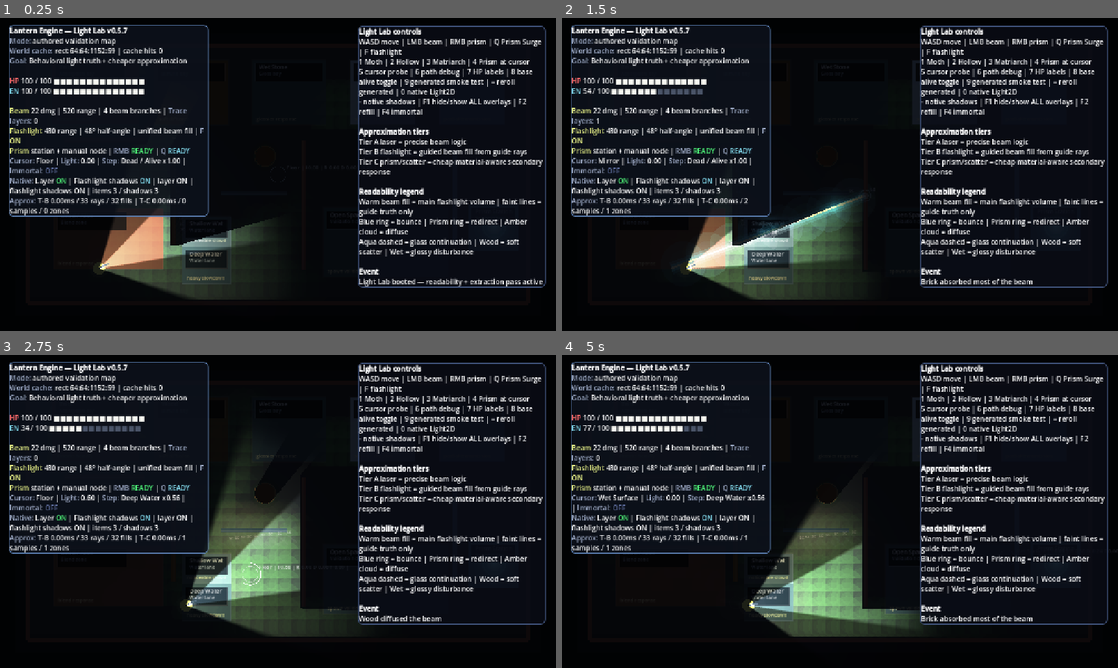
Above: before the commit, frames 1-4 (two rows, left to right).
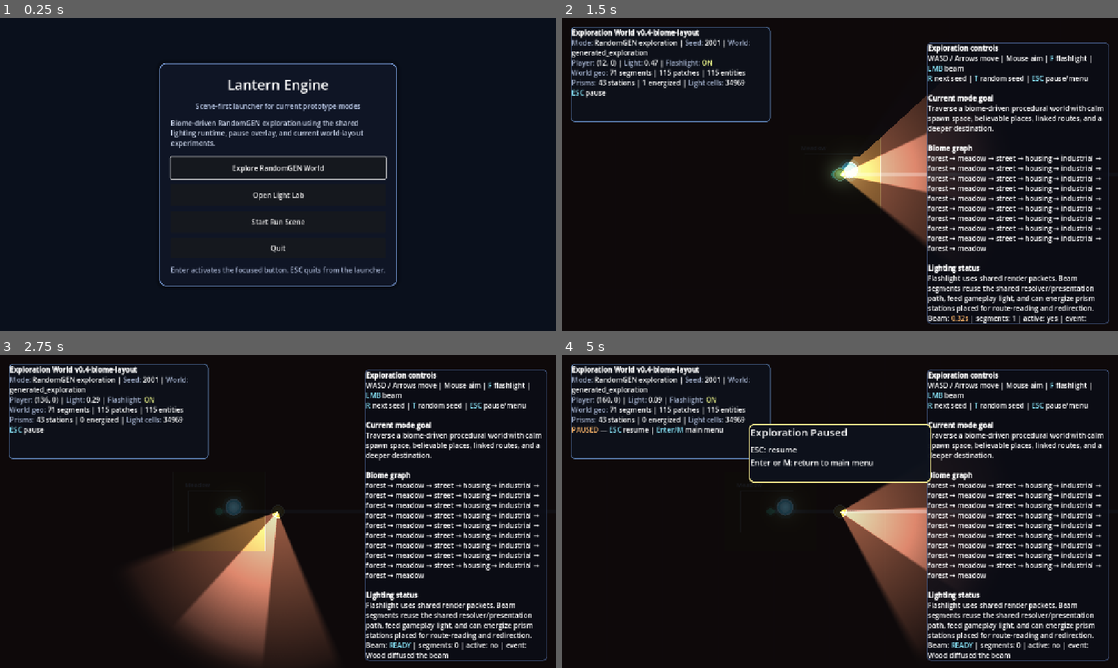
Above: after the commit, the same moments.

Repository: Nopppa/lantern-engine
Game: Godot game, scene res://scenes/main.tscn
Two runs of this game, one before a commit and one after it. Both use one fixed random seed, a clock stepped at 60 frames per second and the inputs below.
Inputs (mouse positions are in pixels of both pictures, inside the frame that each line leads up to):
- Up to frame 1 (0.25 s): no input
- Up to frame 2 (1.5 s): click (840, 168) at 0.5 s, where only the run after the commit has a clickable "Explore RandomGEN World"; tap Enter (ui_accept) at 1.25 s; move the mouse to (962, 158) at 1.27 s; hold D (move_right) from 1.28 s (still down); click (962, 158) at 1.35 s
- Up to frame 3 (2.75 s): tap Enter (ui_accept) at 1.52 s; release D (move_right) at 2 s; drag from (166, 527) to (250, 574) at 2.02 s
- Up to frame 4 (5 s): move the mouse to (895, 442) at 2.77 s; hold D (move_right) 2.78-3.5 s; tap E (interact) at 2.85 s; click (895, 442) at 2.92 s; drag from (812, 574) to (673, 464) at 3.52 s; tap Enter (ui_accept) at 4.25, 4.52 s; move the mouse to (1006, 558) at 4.27 s; hold A (move_left) from 4.28 s (still down); tap Q (quick_refill) at 4.35 s; click (1006, 558) at 4.42 s; tap Escape at 4.9 s

The runs differ from the first frame. In frame 1, 37% of the frame differs, in the area x 0-100%, y 0-100%; in frame 2, 31%; in frame 3, 33%; in frame 4, 32%.
Error after the commit: Invalid type in function 'damage_enemies_along_segment' in base 'GDScript'. The Object-derived class of argument 1 (RefCounted (ExplorationLightRuntime)) is no…

Commit message:
Scene-first UI migration: Add main menu launcher
- Created scenes/main_menu.tscn with scene-based UI composition
  - Control root with backdrop, panel container, and button list
  - Three mode buttons: Exploration, Light Lab, Run Scene
  - Quit button with ESC shortcut support
  - Description label that updates on button hover/focus
  - Keyboard navigation with focus neighbors

- Created scripts/main_menu.gd orchestrator
  - Signal-based scene launch pattern (launch_requested)
  - Button setup with hover/focus description callbacks
  - Clean separation: UI in scene, logic in script

- Updated scenes/main.tscn to instance main_menu scene
  - Changed from direct light_lab boot to launcher pattern
  - Main.gd now acts as scene router via change_scene_to_file

- Exploration scene pause overlay already referenced main.tscn correctly

Constraints followed:
- No worldgen/provider files touched
- No exploration world structure changes
- UI/menu presentation only
- Game boots successfully (validated with headless Godot)

Aligns with docs/scene-first-migration-plan.md Phase 1 groundwork.

Diff:
--- a/scenes/main.tscn
+++ b/scenes/main.tscn
@@ -1,6 +1,9 @@
-[gd_scene load_steps=2 format=3]
+[gd_scene load_steps=3 format=3]
 
 [ext_resource type="Script" path="res://scripts/main.gd" id="1"]
+[ext_resource type="PackedScene" path="res://scenes/main_menu.tscn" id="2"]
 
-[node name="Main" type="Node2D"]
+[node name="Main" type="Node"]
 script = ExtResource("1")
+
+[node name="MainMenu" parent="." instance=ExtResource("2")]
--- /dev/null
+++ b/scenes/main_menu.tscn
@@ -0,0 +1,123 @@
+[gd_scene load_steps=2 format=3]
+
+[ext_resource type="Script" path="res://scripts/main_menu.gd" id="1"]
+
+[sub_resource type="StyleBoxFlat" id="StyleBoxFlat_panel"]
+bg_color = Color(0.0627451, 0.0862745, 0.14902, 0.94902)
+border_width_left = 2
+border_width_top = 2
+border_width_right = 2
+border_width_bottom = 2
+border_color = Color(0.545098, 0.701961, 0.968627, 0.901961)
+corner_radius_top_left = 14
+corner_radius_top_right = 14
+corner_radius_bottom_right = 14
+corner_radius_bottom_left = 14
+shadow_color = Color(0, 0, 0, 0.4)
+shadow_size = 10
+
+[node name="MainMenu" type="Control"]
+layout_mode = 3
+anchors_preset = 15
+anchor_right = 1.0
+anchor_bottom = 1.0
+grow_horizontal = 2
+grow_vertical = 2
+script = ExtResource("1")
+
+[node name="Backdrop" type="ColorRect" parent="."]
+layout_mode = 1
+anchors_preset = 15
+anchor_right = 1.0
+anchor_bottom = 1.0
+grow_horizontal = 2
+grow_vertical = 2
+color = Color(0.0392157, 0.0627451, 0.109804, 1)
+
+[node name="Panel" type="PanelContainer" parent="."]
+layout_mode = 1
+anchors_preset = 8
+anchor_left = 0.5
+anchor_top = 0.5
+anchor_right = 0.5
+anchor_bottom = 0.5
+offset_left = -270.0
+offset_top = -210.0
+offset_right = 270.0
+offset_bottom = 210.0
+grow_horizontal = 2
+grow_vertical = 2
+theme_override_styles/panel = SubResource("StyleBoxFlat_panel")
+
+[node name="Margin" type="MarginContainer" parent="Panel"]
+layout_mode = 2
+theme_override_constants/margin_left = 24
+theme_override_constants/margin_top = 24
+theme_override_constants/margin_right = 24
+theme_override_constants/margin_bottom = 24
+
+[node name="VBox" type="VBoxContainer" parent="Panel/Margin"]
+layout_mode = 2
+theme_override_constants/separation = 16
+
+[node name="TitleLabel" type="Label" parent="Panel/Margin/VBox"]
+layout_mode = 2
+text = "Lantern Engine"
+horizontal_alignment = 1
+theme_override_font_sizes/font_size = 32
+
+[node name="SubtitleLabel" type="Label" parent="Panel/Margin/VBox"]
+layout_mode = 2
+text = "Scene-first launcher for current prototype modes"
+horizontal_alignment = 1
+theme_override_colors/font_color = Color(0.721569, 0.780392, 0.901961, 1)
+theme_override_font_sizes/font_size = 16
+
+[node name="DescriptionLabel" type="RichTextLabel" parent="Panel/Margin/VBox"]
+unique_name_in_owner = true
+custom_minimum_size = Vector2(0, 74)
+layout_mode = 2
+bbcode_enabled = true
+fit_content = true
+scroll_active = false
+mouse_filter = 2
+
+[node name="ButtonList" type="VBoxContainer" parent="Panel/Margin/VBox"]
+layout_mode = 2
+theme_override_constants/separation = 12
+
+[node name="ExplorationButton" type="Button" parent="Panel/Margin/VBox/ButtonList"]
+unique_name_in_owner = true
+custom_minimum_size = Vector2(0, 50)
+layout_mode = 2
+text = "Explore RandomGEN World"
+focus_neighbor_bottom = NodePath("../LightLabButton")
+
+[node name="LightLabButton" type="Button" parent="Panel/Margin/VBox/ButtonList"]
+unique_name_in_owner = true
+custom_minimum_size = Vector2(0, 50)
+layout_mode = 2
+text = "Open Light Lab"
+focus_neighbor_top = NodePath("../ExplorationButton")
+focus_neighbor_bottom = NodePath("../RunSceneButton")
+
+[node name="RunSceneButton" type="Button" parent="Panel/Margin/VBox/ButtonList"]
+unique_name_in_owner = true
+custom_minimum_size = Vector2(0, 50)
+layout_mode = 2
+text = "Start Run Scene"
+focus_neighbor_top = NodePath("../LightLabButton")
+focus_neighbor_bottom = NodePath("../QuitButton")
+
+[node name="QuitButton" type="Button" parent="Panel/Margin/VBox/ButtonList"]
+unique_name_in_owner = true
+custom_minimum_size = Vector2(0, 46)
+layout_mode = 2
+text = "Quit"
+focus_neighbor_top = NodePath("../RunSceneButton")
+
+[node name="HintLabel" type="Label" parent="Panel/Margin/VBox"]
+layout_mode = 2
+text = "Enter activates the focused button. ESC quits from the launcher."
+horizontal_alignment = 1
+theme_override_colors/font_color = Color(0.631373, 0.678431, 0.792157, 1)
--- a/scripts/main.gd
+++ b/scripts/main.gd
@@ -1,5 +1,19 @@
-extends Node2D
+extends Node
+
+const MAIN_MENU_SCENE := preload("res://scenes/main_menu.tscn")
+
+@onready var _main_menu: Control = $MainMenu
 
 func _ready() -> void:
-	var run := preload("res://scenes/light_lab_scene.tscn").instantiate()
-	add_child(run)
+	if _main_menu == null:
+		_main_menu = MAIN_MENU_SCENE.instantiate()
+		_main_menu.name = "MainMenu"
+		add_child(_main_menu)
+
+	if _main_menu.has_signal("launch_requested") and not _main_menu.launch_requested.is_connected(_on_launch_requested):
+		_main_menu.launch_requested.connect(_on_launch_requested)
+
+func _on_launch_requested(scene_path: String) -> void:
+	var err := get_tree().change_scene_to_file(scene_path)
+	if err != OK:
+		push_warning("[Main] Failed to load scene: %s (%d)" % [scene_path, err])
--- /dev/null
+++ b/scripts/main_menu.gd
@@ -0,0 +1,46 @@
+extends Control
+class_name MainMenu
+
+signal launch_requested(scene_path: String)
+
+const LIGHT_LAB_SCENE_PATH := "res://scenes/light_lab_scene.tscn"
+const RUN_SCENE_PATH := "res://scenes/run_scene.tscn"
+const EXPLORATION_SCENE_PATH := "res://scenes/exploration_scene.tscn"
+
+@onready var _description_label: RichTextLabel = %DescriptionLabel
+
+func _ready() -> void:
+	process_mode = Node.PROCESS_MODE_ALWAYS
+
+	_setup_button(%ExplorationButton, EXPLORATION_SCENE_PATH, "Biome-driven RandomGEN exploration using the shared lighting runtime, pause overlay, and current world-layout experiments.")
+	_setup_button(%LightLabButton, LIGHT_LAB_SCENE_PATH, "Author-facing light simulation sandbox for beam, material, and prism behavior validation.")
+	_setup_button(%RunSceneButton, RUN_SCENE_PATH, "Combat/run-mode prototype scene with encounter and reward-loop gameplay.")
+
+	%QuitButton.pressed.connect(_on_quit_pressed)
+	%QuitButton.mouse_entered.connect(_set_description.bind("Close the application window."))
+	%QuitButton.focus_entered.connect(_set_description.bind("Close the application window."))
+
+	%ExplorationButton.grab_focus()
+	_set_description("Biome-driven RandomGEN exploration using the shared lighting runtime, pause overlay, and current world-layout experiments.")
+
+func _setup_button(button: Button, scene_path: String, description: String) -> void:
+	if button == null:
+		return
+	button.pressed.connect(_on_scene_button_pressed.bind(scene_path))
+	button.mouse_entered.connect(_set_description.bind(description))
+	button.focus_entered.connect(_set_description.bind(description))
+
+func _unhandled_input(event: InputEvent) -> void:
+	if event is InputEventKey and event.pressed and not event.echo:
+		if event.keycode == KEY_ESCAPE:
+			_on_quit_pressed()
+
+func _on_scene_button_pressed(scene_path: String) -> void:
+	launch_requested.emit(scene_path)
+
+func _on_quit_pressed() -> void:
+	get_tree().quit()
+
+func _set_description(text: String) -> void:
+	if _description_label != null:
+		_description_label.text = "[color=#c9d4ea]%s[/color]" % text
